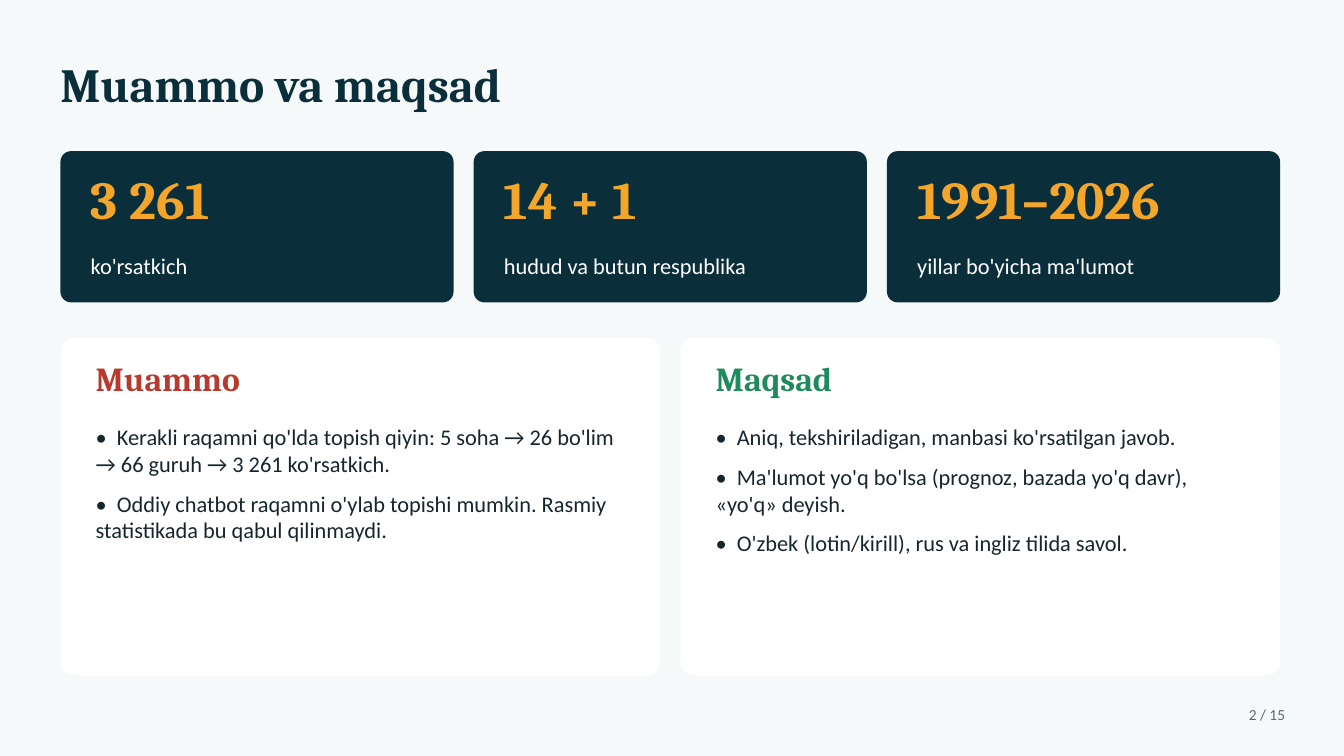
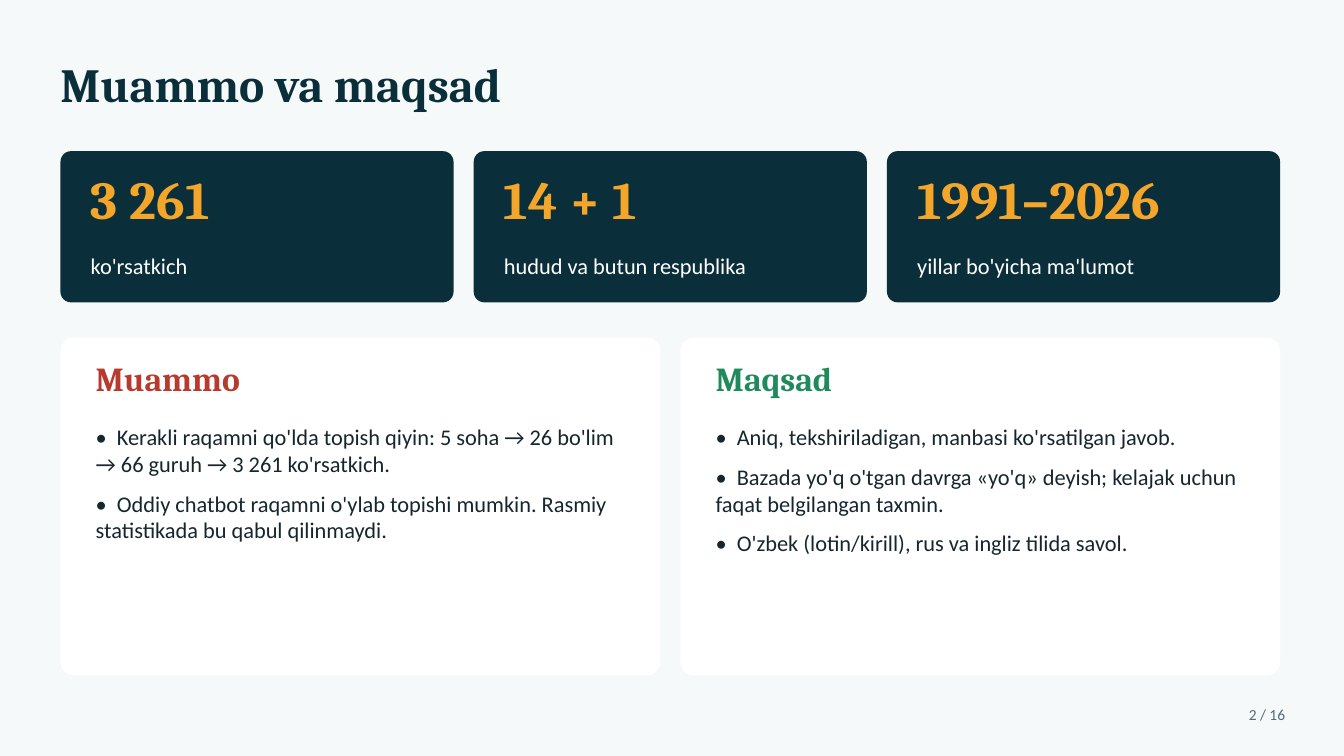
Before and after one commit to shaxzodr562-lab/MCP, a slide deck: slide 2 of SIAT_Yordamchi_taqdimot.pptx. Drawn at 1344x756 pixels with LibreOffice and Linux fonts; fonts in the diff are those of the drawing. Boxes give left, top, right and bottom in pixels: in the first picture for what was removed or moved away, otherwise in the second. Text is boxed around its words. In the diff, an @@ line names an element or a change of style, - is before the commit and + after.

```diff
--- a/SIAT_Yordamchi_taqdimot.pptx
+++ b/SIAT_Yordamchi_taqdimot.pptx
@@ text at bbox=[716, 469, 1236, 516]: text changed @@
-• Ma'lumot yo'q bo'lsa (prognoz, bazada yo'q davr), «yo'q» deyish.
+• Bazada yo'q o'tgan davrga «yo'q» deyish; kelajak uchun faqat belgilangan taxmin.
@@ text at bbox=[1249, 709, 1285, 720]: text changed @@
-2 / 15
+2 / 16
```
Also in this commit, not shown: 14 other slides changed, 1 slide added, 19 other files.
